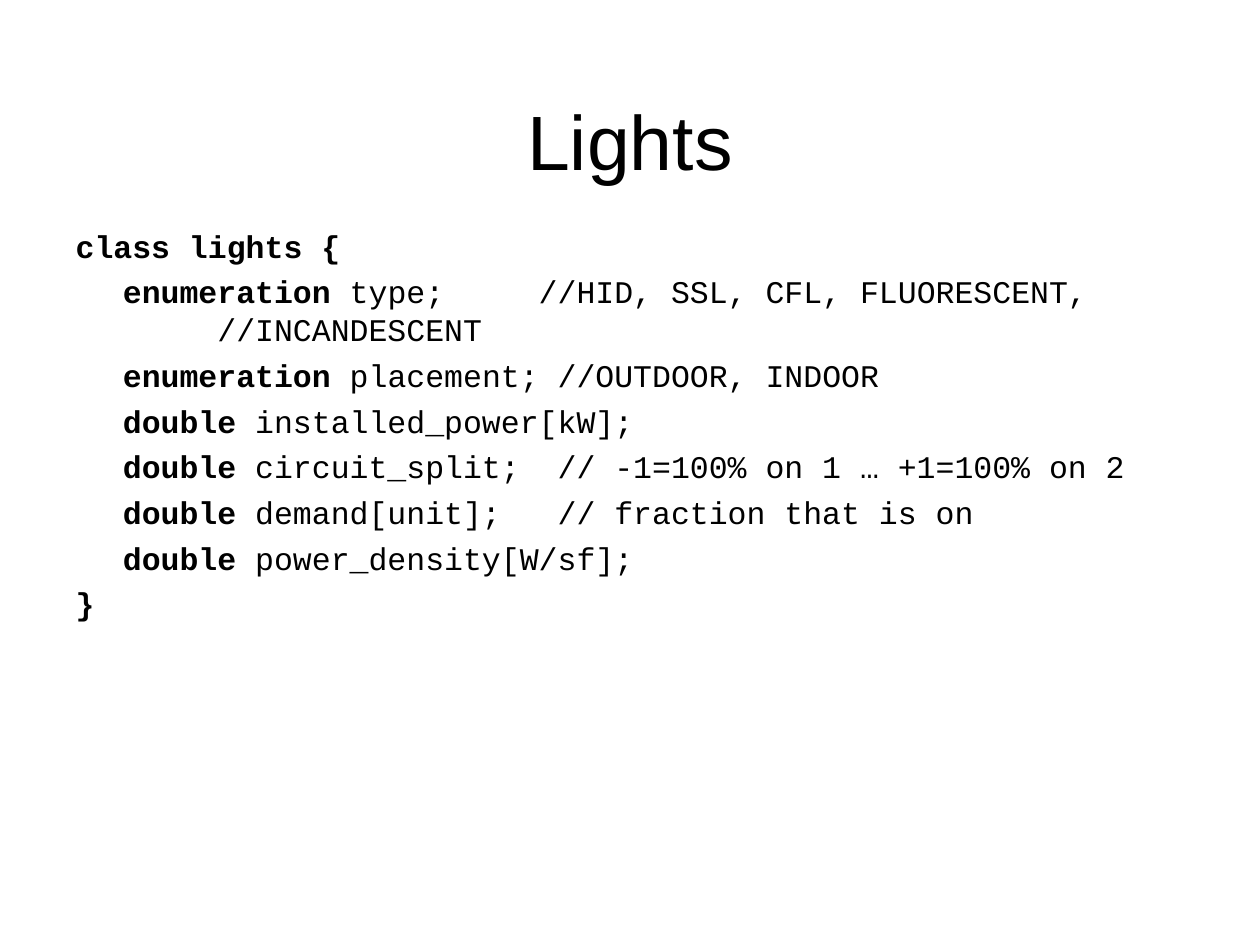
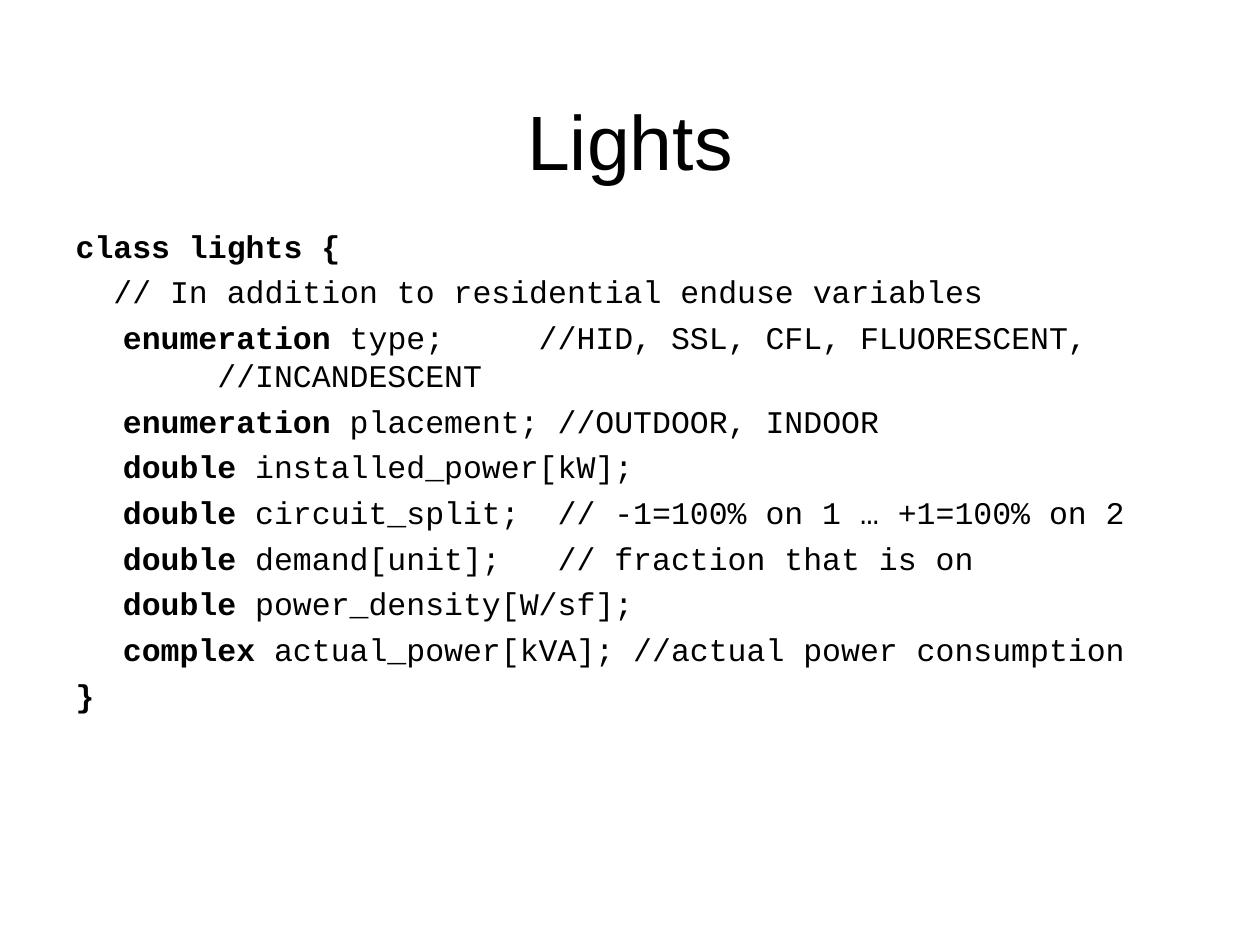
Before and after one commit to gridlab-d/course, a slide deck: slide 19 of FourDayCourse/3.2 - Residential.ppt (slide 15 before the commit). Drawn at 1260x945 pixels with LibreOffice and Linux fonts; fonts in the diff are those of the drawing; background and template pictures are left out. Boxes give left, top, right and bottom in pixels: in the first picture for what was removed or moved away, otherwise in the second. Text is boxed around its words. In the diff, an @@ line names an element or a change of style, - is before the commit and + after.

```diff
--- a/FourDayCourse/3.2 - Residential.ppt
+++ b/FourDayCourse/3.2 - Residential.ppt
@@ text at <box>170,281,983,304</box>: paragraph added @@
+// In addition to residential enduse variables
@@ text at <box>123,638,1125,668</box>: paragraph added @@
+complex actual_power[kVA]; //actual power consumption
```
Also in this commit, not shown: 10 other slides changed, 1 slide added, 2 other files.
